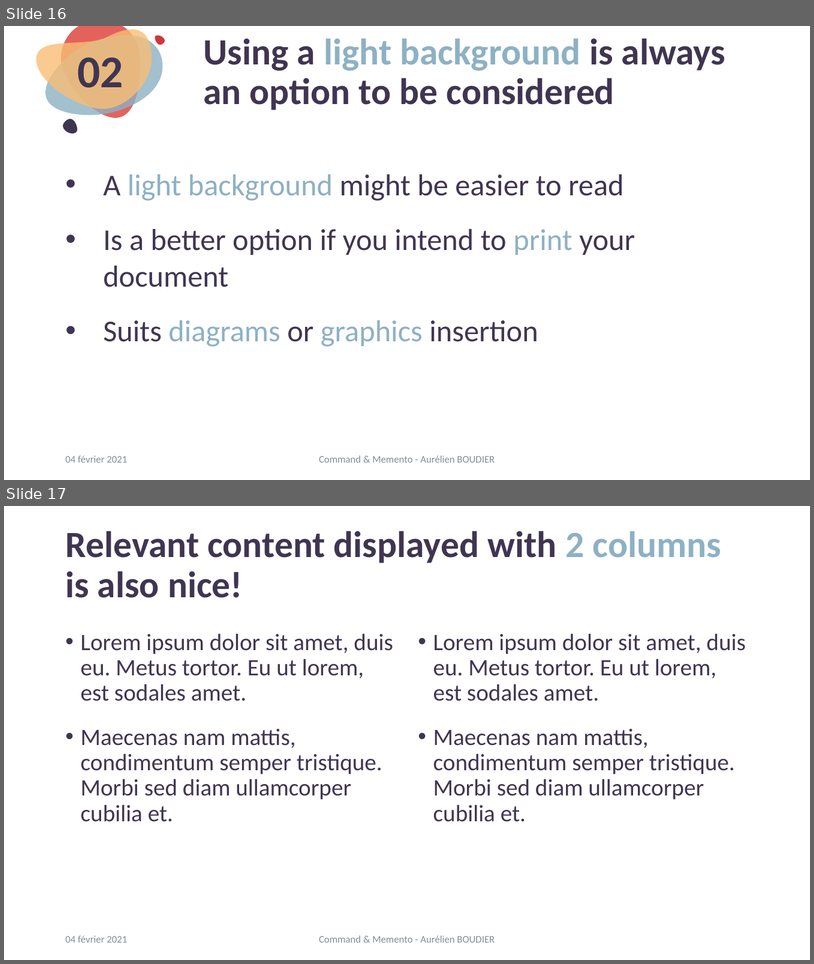
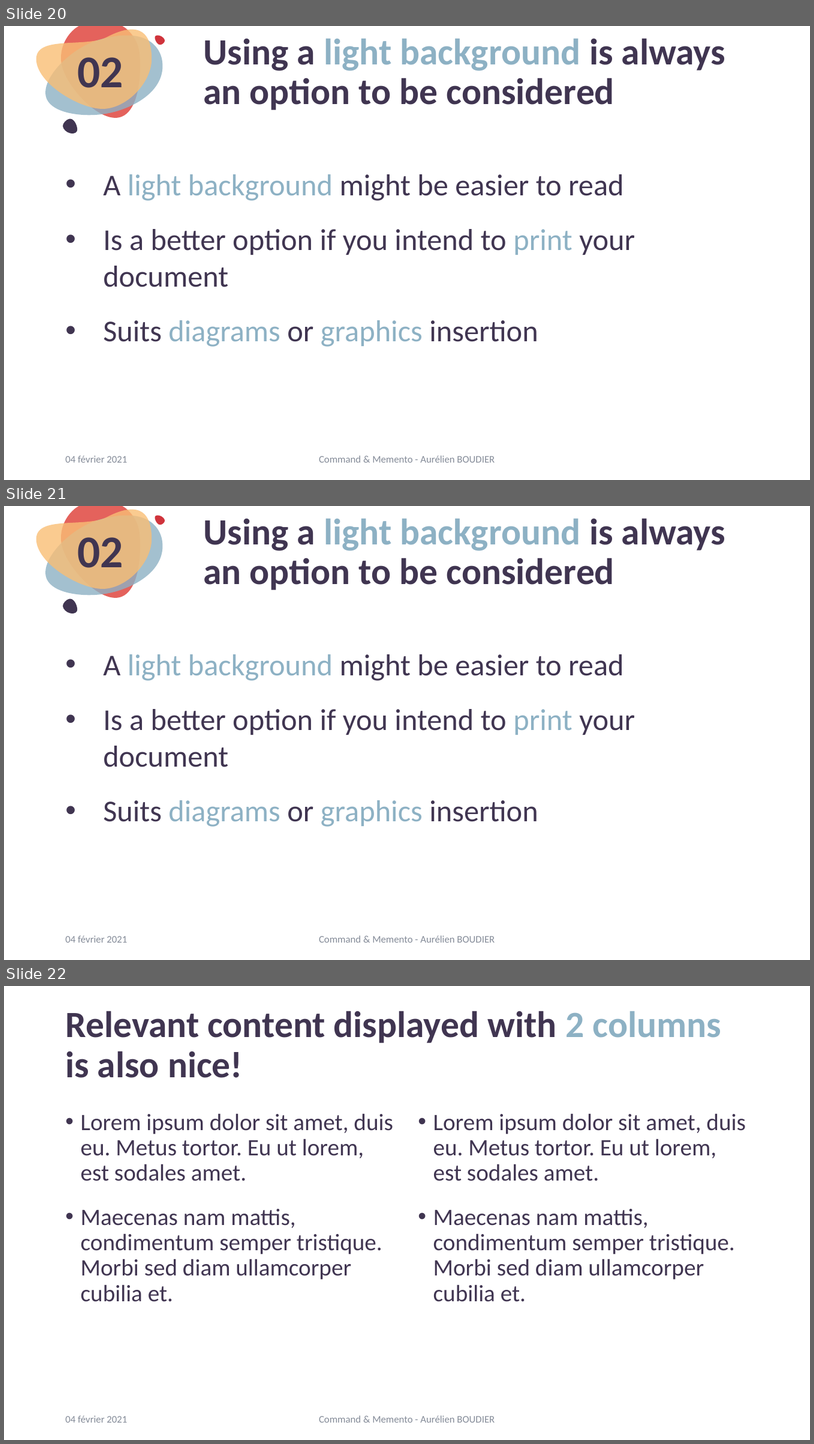
Before and after one commit to kyweez/CDA-14-DESIGN-PATTERN, a slide deck: 01-Powerpoint-presentation/PowerpointPresentation.pptx. Shown one above the other, each under a label of ours: slides 16 and 17 before the commit, slides 20, 21 and 22 after it. The pictures are 814x964 and 814x1444 pixels, drawn with LibreOffice and Linux fonts; fonts in the diff are those of the drawing. Boxes give left, top, right and bottom in pixels: in the first picture for what was removed or moved away, otherwise in the second. Text is boxed around its words. In the diff, an @@ line names an element or a change of style, - is before the commit and + after.

```diff
--- a/01-Powerpoint-presentation/PowerpointPresentation.pptx
+++ b/01-Powerpoint-presentation/PowerpointPresentation.pptx
@@ slide 21 added at <box>4,506,810,960</box>, background #FFFFFF; not listed: 5 template elements that a slide beside it also shows @@
@@ title added at <box>204,518,726,590</box>, 44 pt, text #403551, bold @@
+Using a light background is always an option to be considered
@@ text added at <box>78,537,124,568</box>, 54 pt, text #403551, bold @@
+02
@@ text added at <box>103,654,635,826</box>, 36 pt, text #403551 @@
+• A light background might be easier to read
+• Is a better option if you intend to print your document
+• Suits diagrams or graphics insertion
@@ text added at <box>65,935,127,942</box>, 12 pt, text #848B98 @@
+04 février 2021
@@ text added at <box>319,935,495,942</box>, 12 pt, text #848B98 @@
+Command & Memento - Aurélien BOUDIER
@@ what was slide 16 is now slide 20 @@
@@ what was slide 17 is now slide 22 @@
```
Also in this commit, not shown: 2 slides changed, 4 other slides added.
